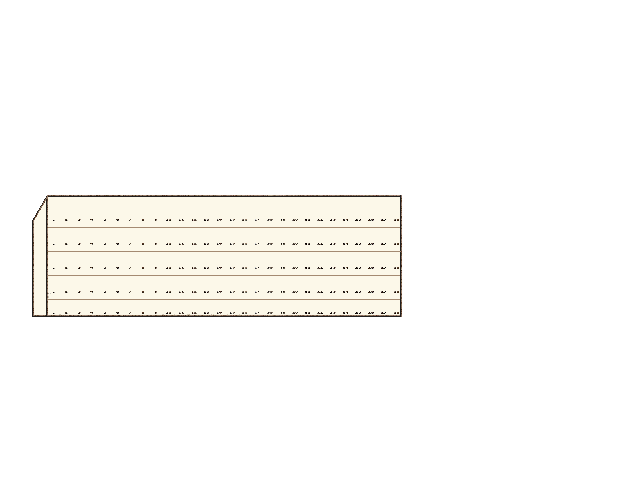
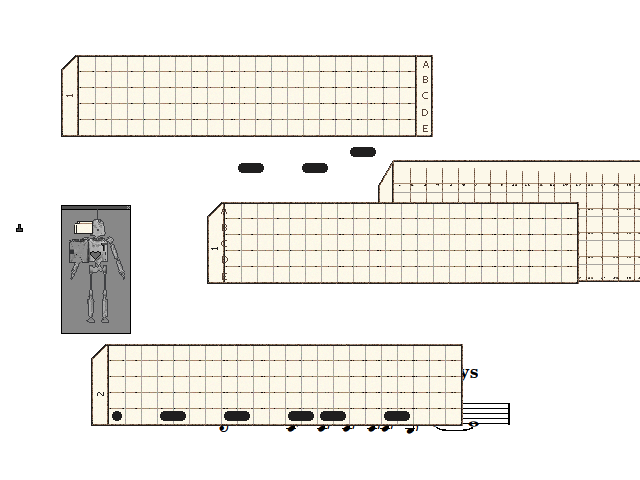
Revision of a layered 640 × 480 image; what changed, layer by layer:
removed layer "Layer 4 copy 3" over 32, 195, 402, 317
added group "Group 2" with 2 layers above "Layer 10" over 91, 344, 463, 426
added layer "Layer 5 copy 2" in group "Group 2" over 91, 344, 463, 426
added layer "Layer 10" above "Layer 11" over 161, 365, 510, 434
added layer "Layer 11" above "Group 3 copy" over 238, 147, 376, 173
added group "Group 3 copy" with 7 layers above "Group 3" over 207, 202, 579, 284
added layer "D" (1st of 2, in "Group 3 copy") in group "Group 3 copy" over 222, 256, 228, 263
added layer "C" (1st of 2, in "Group 3 copy") in group "Group 3 copy" over 221, 240, 227, 247
added layer "A" (1st of 2, in "Group 3 copy") in group "Group 3 copy" over 221, 207, 227, 214
added layer "Layer 5" (1st of 2, in "Group 3 copy") in group "Group 3 copy" over 207, 202, 579, 284
added group "Group 3" with 7 layers above "Layer 5 copy 3" over 61, 55, 433, 137
added layer "D" (2nd of 2, in "Group 3") in group "Group 3" over 422, 109, 428, 116
added layer "C" (2nd of 2, in "Group 3") in group "Group 3" over 422, 92, 428, 99
added layer "Layer 5" (2nd of 2, in "Group 3") in group "Group 3" over 61, 55, 433, 137
added layer "Layer 5 copy 3" above "Layer 5 copy" over 76, 221, 93, 234
added layer "Layer 5 copy" above "Layer 5 copy 4" over 74, 221, 91, 234
added layer "Layer 5 copy 4" above "Layer 63 copy" over 74, 221, 91, 234
added layer "Layer 63 copy" above "Layer 9" over 16, 224, 23, 232
added layer "Layer 9" above "Layer 7" over 90, 251, 101, 260
added layer "Layer 7" above "Layer 6" over 101, 243, 107, 251
added layer "Layer 6" above "Layer 59 copy" over 69, 239, 89, 263
added layer "Layer 59 copy" above "Layer 39 copy 7" over 70, 209, 125, 323
added layer "Layer 39 copy 7" above "Layer 1" over 61, 205, 131, 334
added layer "Layer 1" above "Background" over 378, 160, 640, 282
…and 8 more changes (8 added)
